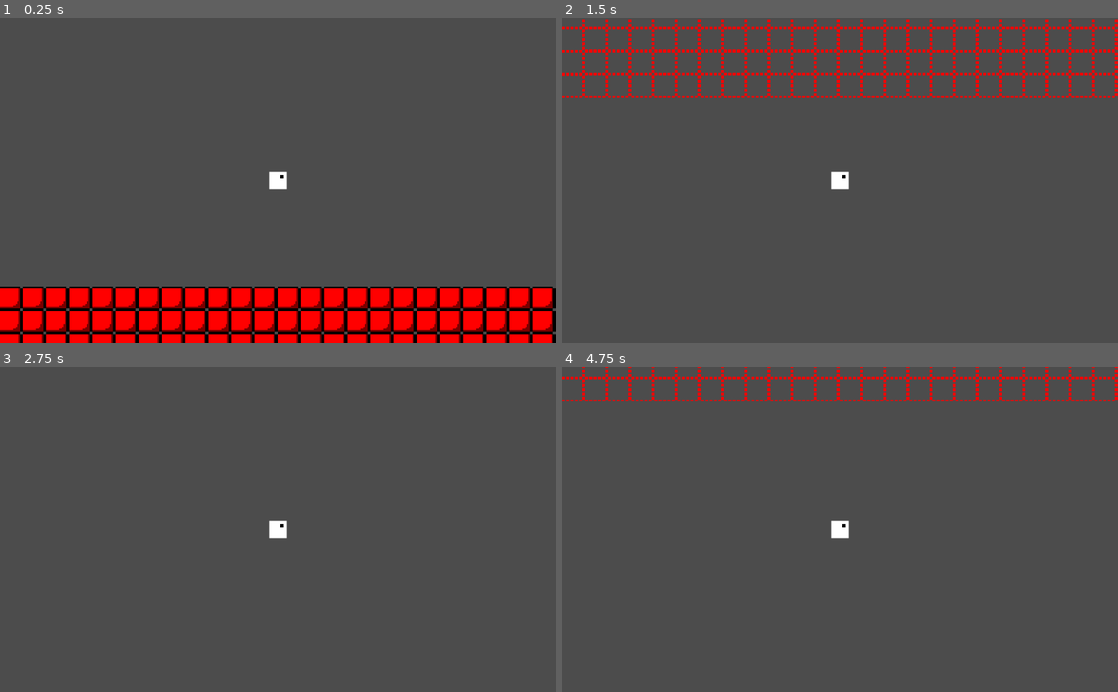
Above: before the commit, frames 1-4 (two rows, left to right).
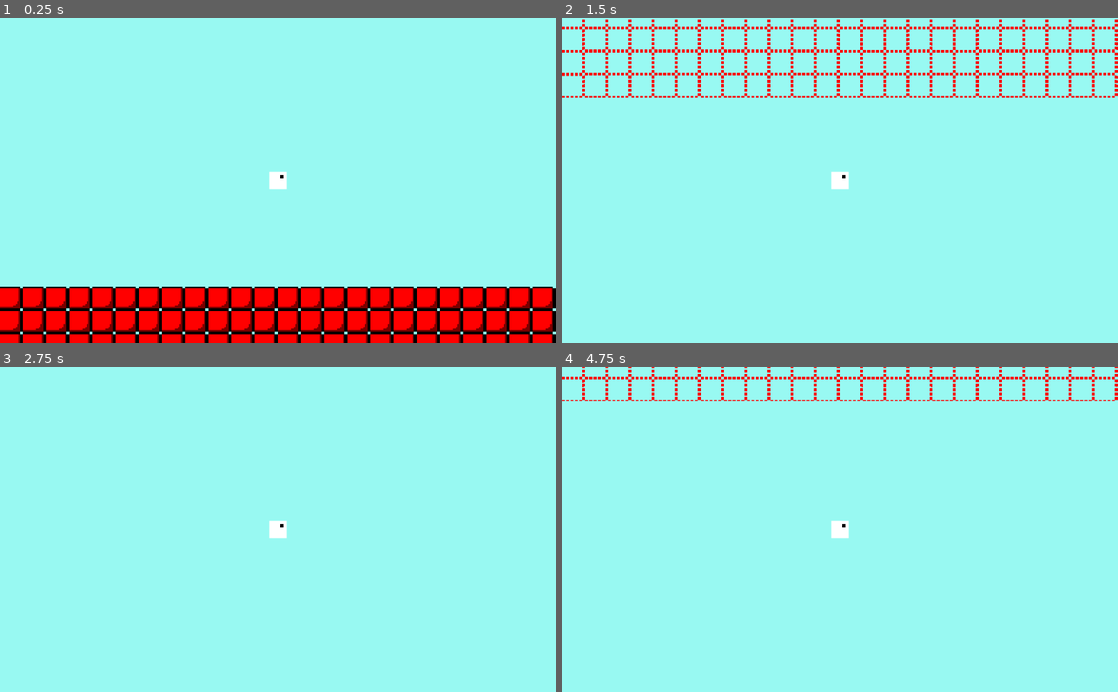
Above: after the commit, the same moments.

Repository: jonot-cyber/brackeys-game-jam-game-that-i-am-doing
Game: Godot game, scene res://Scenes/Test.tscn
The game is run twice, just before and just after one commit, with the same random seed, the same clock (stepped at 60 frames per second) and the same inputs.
Inputs (mouse positions are in pixels of both pictures, inside the frame that each line leads up to):
- Up to frame 1 (0.25 s): no input
- Up to frame 2 (1.5 s): tap Enter at 0.5 s; move the mouse to (962, 164) at 0.52 s; click (962, 164) at 0.67 s; tap Space at 0.77 s; drag from (728, 196) to (812, 245) at 1.27 s
- Up to frame 3 (2.75 s): tap Space at 2 s; move the mouse to (333, 458) at 2.02 s; click (333, 458) at 2.17 s
- Up to frame 4 (4.75 s): tap Enter at 2.75 s; drag from (812, 594) to (673, 480) at 2.77 s; move the mouse to (1006, 578) at 3.52 s; click (1006, 578) at 3.67 s; tap Space at 3.77 s; drag from (673, 480) to (756, 448) at 4.27 s

The runs differ from the first frame. In frame 1, 83% of the frame differs, in the area x 0-100%, y 0-98%; in frame 2, 97%; in frame 3, 100%, in the area x 0-100%, y 0-100%; in frame 4, 99%.

Commit message:
added a super cooll background

Diff:
--- a/Scenes/Test.tscn
+++ b/Scenes/Test.tscn
@@ -6,6 +6,7 @@
 [ext_resource path="res://Scenes/Objects/Player.tscn" type="PackedScene" id=4]
 [ext_resource path="res://Assets/Music/Jump.wav" type="AudioStream" id=5]
 [ext_resource path="res://Assets/Music/Land.wav" type="AudioStream" id=6]
+[ext_resource path="res://Assets/Background.png" type="Texture" id=7]
 
 [sub_resource type="ConvexPolygonShape2D" id=1]
 points = PoolVector2Array( 16, 16, 0, 16, 0, 0, 16, 0 )
@@ -81,13 +82,18 @@
 position = Vector2( 1, 0 )
 script = ExtResource( 1 )
 
+[node name="Sprite" type="Sprite" parent="."]
+modulate = Color( 0.596078, 0.976471, 0.94902, 1 )
+scale = Vector2( 1e+07, 1e+06 )
+texture = ExtResource( 7 )
+
 [node name="TileMap" type="TileMap" parent="."]
 scale = Vector2( 8, 8 )
 tile_set = SubResource( 3 )
 cell_size = Vector2( 16, 16 )
 cell_quadrant_size = 64
 format = 1
-tile_data = PoolIntArray( -524223, 2, 0, -458687, 2, 0, -393 …(456 unchanged characters)…  0, 131142, 1, 0, 131143, 1, 0, 196665, 2, 0, 196666, 2, 0, 196667, 2, 0, 196668, 2, 0, 196673, 2, 0, 196677, 1, 0, 196678, …(3269 unchanged characters)…
+tile_data = PoolIntArray( -524223, 2, 0, -458687, 2, 0, -393 …(456 unchanged characters)…  0, 131142, 1, 0, 131143, 1, 0, 196665, 1, 0, 196666, 1, 0, 196667, 1, 0, 196668, 1, 0, 196673, 2, 0, 196677, 1, 0, 196678, …(3269 unchanged characters)…
 script = ExtResource( 3 )
 
 [node name="Player" parent="." instance=ExtResource( 4 )]
--- /dev/null
+++ b/default_bus_layout.tres
@@ -0,0 +1,3 @@
+[gd_resource type="AudioBusLayout" format=2]
+
+[resource]
Binary file added: Assets/Background.png
Not shown, added: Assets/Background.png.import
Not shown: 1 places in Scenes/Test.tscn that only renumber resources
